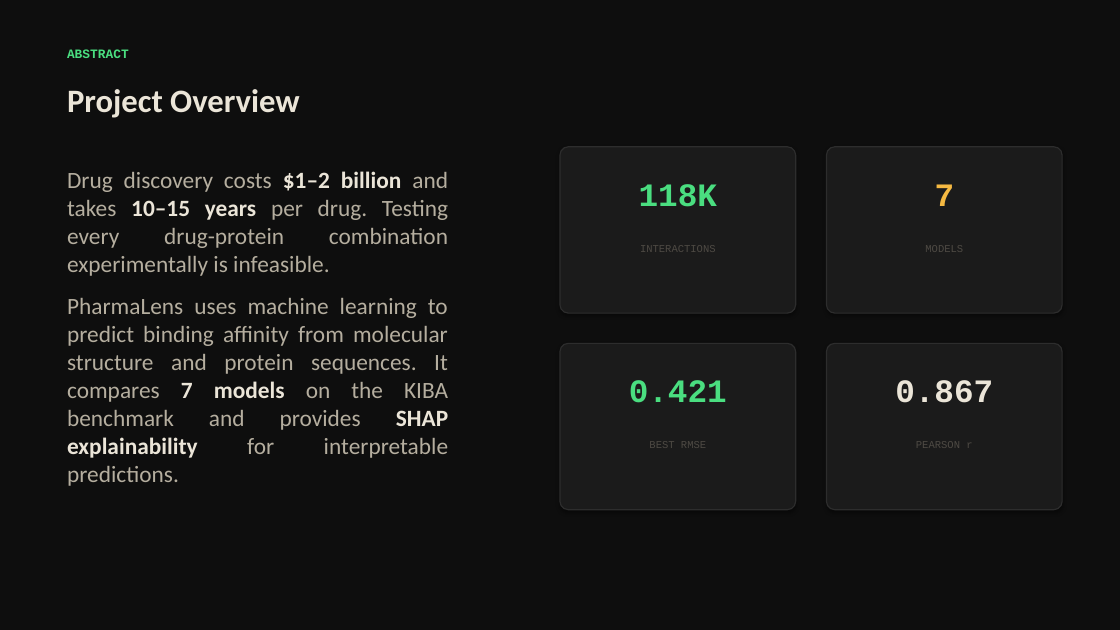
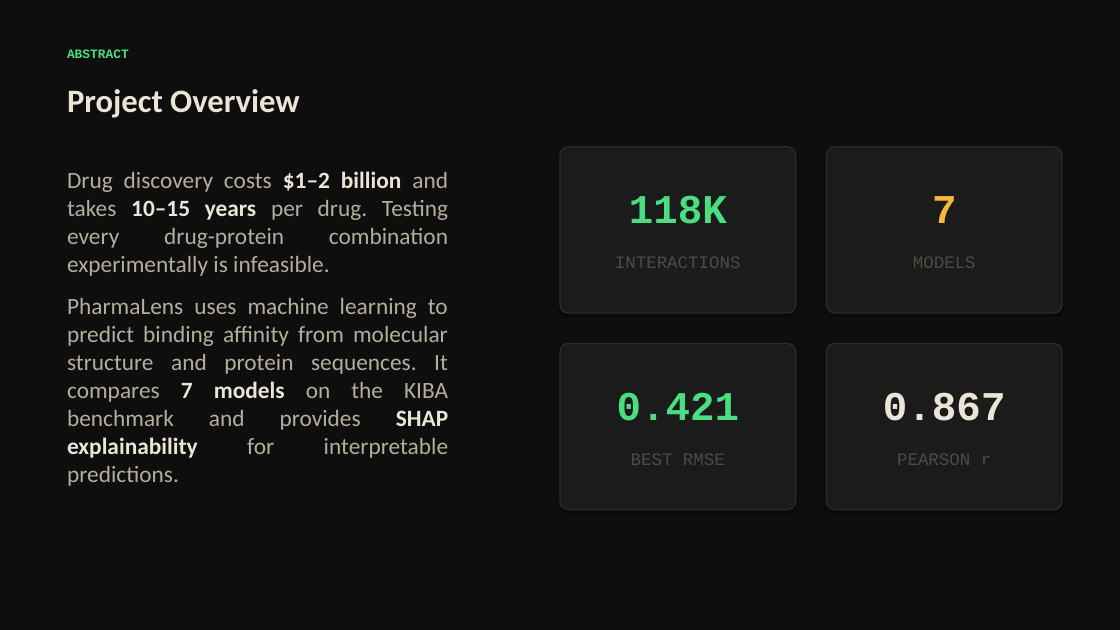
Before and after one commit to uselessbruh-stack/Pharmalens, a slide deck: slide 2 of PharmaLens_Presentation.pptx. Drawn at 1120x630 pixels with LibreOffice and Linux fonts; fonts in the diff are those of the drawing. Boxes give left, top, right and bottom in pixels: in the first picture for what was removed or moved away, otherwise in the second. Text is boxed around its words. In the diff, an @@ line names an element or a change of style, - is before the commit and + after.

```diff
--- a/PharmaLens_Presentation.pptx
+++ b/PharmaLens_Presentation.pptx
@@ text "118K": place and size @@
-text "118K" at [639,184,717,207]
+text "118K" at [629,195,727,224]
@@ text "7": place and size @@
-text "7" at [935,184,955,206]
+text "7" at [932,196,957,223]
@@ text "INTERACTIONS": place and size @@
-text "INTERACTIONS" at [640,245,716,252]
+text "INTERACTIONS" at [615,257,741,268]
@@ text "MODELS": place and size @@
-text "MODELS" at [925,245,963,252]
+text "MODELS" at [913,257,976,268]
@@ text "0.421": place and size @@
-text "0.421" at [629,380,727,403]
+text "0.421" at [617,392,740,421]
@@ size 28 to 35 pt in 4 elements at [629,195,727,224], [932,196,957,223], [617,392,740,421], [883,392,1006,421] @@
@@ text "0.867": place and size @@
-text "0.867" at [895,380,993,403]
+text "0.867" at [883,392,1006,421]
@@ text "BEST RMSE": place and size @@
-text "BEST RMSE" at [649,441,706,448]
+text "BEST RMSE" at [631,454,725,465]
@@ size 9 to 15 pt in 4 elements at [615,257,741,268], [913,257,976,268], [631,454,725,465], [897,454,991,465] @@
@@ text "PEARSON r": place and size @@
-text "PEARSON r" at [916,441,972,448]
+text "PEARSON r" at [897,454,991,465]
```
Also in this commit, not shown: 4 other slides changed, 3 slides added, 1 slide removed, 11 other files.
